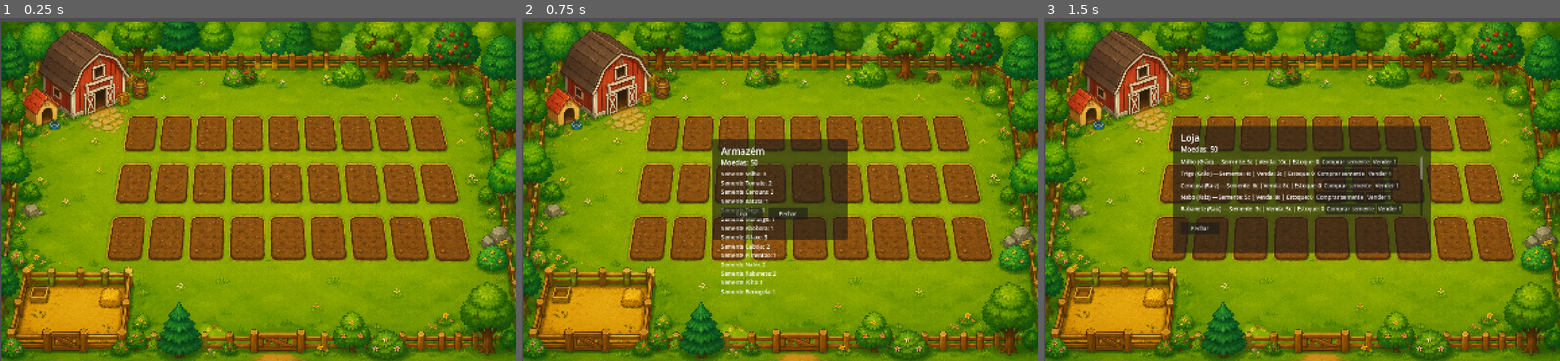
Above: before the commit, frames 1-3 (left to right).
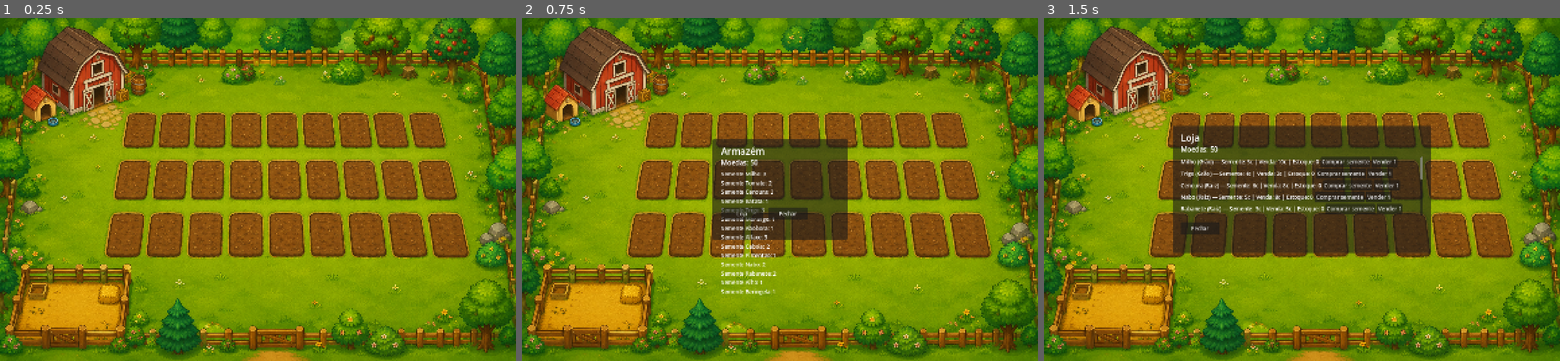
Above: after the commit, the same moments.

Repository: TiagoFLDS-pixel/minha-fazendinha
Game: Godot game, scene res://scenes/fazenda.tscn
Same seed, same stepped clock (60 frames per second), same inputs: the game is played once before the commit and once after it.
Inputs (mouse positions are in pixels of both pictures, inside the frame that each line leads up to):
- Up to frame 1 (0.25 s): no input
- Up to frame 2 (0.75 s): tap Enter at 0.5 s; move the mouse to (609, 69) at 0.52 s; click (609, 69) at 0.67 s
- Up to frame 3 (1.5 s): click "Loja" at 1.25 s

The runs differ from the first frame. In frame 1, 38% of the frame differs, in the area x 0-100%, y 0-100%; in frame 2, 35%; in frame 3, 33%.

Commit message:
Centra o fundo da fazenda em (768, 512)
O PlanodeFundo estava em (772, 522), deixando uma faixa vazia de 4 px à
esquerda e 10 px no topo e cortando o mesmo à direita e em baixo. O fundo
tem 1536x1024, por isso o centro exato é (768, 512).

Co-Authored-By: Claude Sonnet 5.5 <noreply@anthropic.com>

Diff:
--- a/scenes/fazenda.tscn
+++ b/scenes/fazenda.tscn
@@ -15,7 +15,7 @@
 script = ExtResource("6_fazenda")
 
 [node name="PlanodeFundo" type="Sprite2D" parent="." unique_id=206032473]
-position = Vector2(772, 522)
+position = Vector2(768, 512)
 texture = ExtResource("1_vq05k")
 
 [node name="Armazem" type="Area2D" parent="."]
